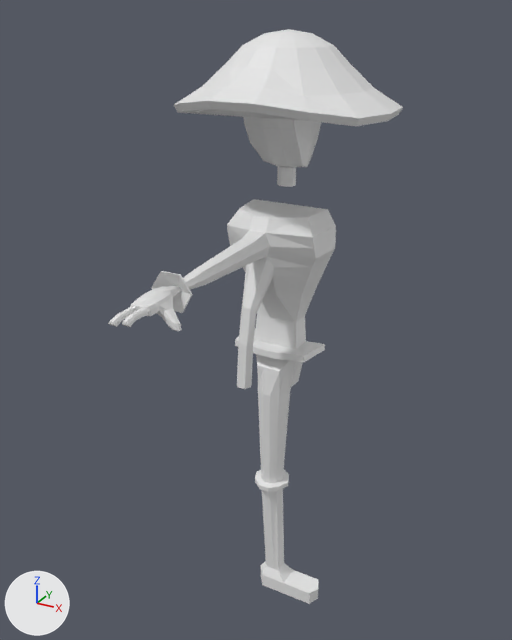
A saved change to the Blender file Arte/Personajes/Modelos3D/Fungaloth/Fungaloth.blend.
One viewpoint serves both versions: a camera (50 mm lens) standing at (12.3, -24.9, 25.7) and looking at (-0.1, -2.4, 14.4). Lighting does not change. The marker at lower left points along +X, +Y and +Z.

In view in the first picture: 'Cabeza_Seta', 'Cara', 'Mano'.
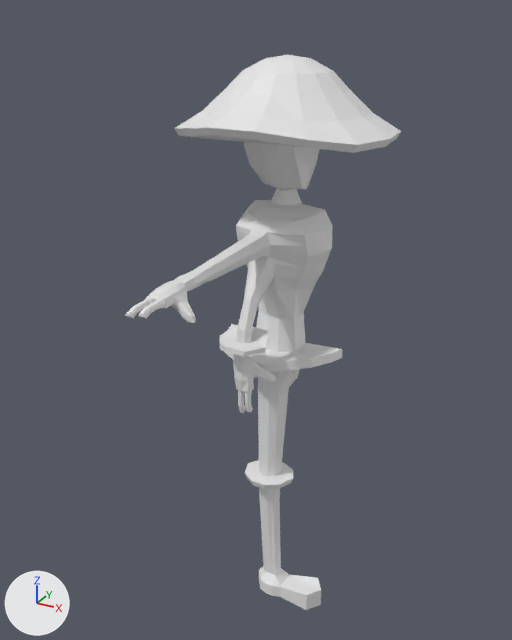
Pixel boxes [x1, y1, x2, y2] of what changed, in the pictures (512 x 640 px):
'Mano', reshaped, moved, rescaled
    before: [108, 199, 336, 604]
    after: [125, 200, 342, 610]
'Cabeza_Seta', moved
    before: [174, 29, 403, 126]
    after: [174, 55, 401, 153]
'Cara', moved
    before: [244, 117, 321, 187]
    after: [244, 142, 320, 205]
'Mano.002', added
    after: [233, 354, 276, 413]

The change in detail:
Material 'Material.002' (mat_material_002) is new.
Its base color is (0.8, 0.8, 0.8) (white #e7e7e7).
me_cube is used by ob_mano; location (0.0, 0.0, 0.0).
me_cube had 340 vertices, 324 faces and spanned x -1.9..2.6, y -10.8..0.0, z 0.1..18.6.
me_cube now has 454 vertices, 450 faces and spans x -2.8..3.0, y -10.9..0.0, z -1.2..18.7.
me_cube part 1: 8 vertices moved within x 0.0..0.3, y -10.7..-10.1, z 17.5..17.7; 308 vertices removed from x -1.8..2.6, y -10.8..0.0, z 0.1..18.6; 422 vertices added at x -2.8..3.0, y -10.9..0.0, z -1.2..18.7.
Mesh me_cube_003 is new.
It has 118 vertices, 114 faces and spans x -0.53..0.94, y -1.51..1.39, z -0.56..0.28.
It uses material mat_material_002 (white #e7e7e7).
Object 'Cabeza_Seta' (ob_cabeza_seta) moves from (0.0, 0.0, 22.36) to (0.0, 0.0, 21.49).
Object 'Cara' (ob_cara) moves from (0.0, 0.0, 21.57) to (0.0, 0.0, 20.7).
Object 'Mano' (ob_mano) moves from (0.0, 0.0, 0.0) to (0.0, 0.0, 1.12).
Object 'Mano' (ob_mano) is rescaled from (1.0, 1.0, 1.0) to (0.937, 0.937, 0.937).
Object 'Mano.002' (ob_mano_002) is new; it shows me_cube_003.
Its location is (0.13, -3.46, 12.4).
Its rotation in degrees is (90, 0, -8.5).
Its scale is (1.09, 1.09, 1.09).
